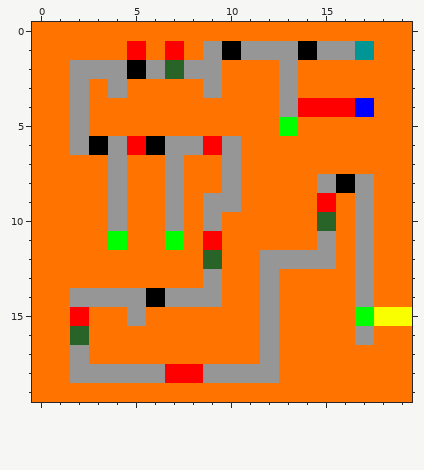
File history of a pixel-art sprite, gfx/lvl/level2.png. Above: the version before the commit.
The file is 20x20 pixels. Colours within 5 levels of each other are drawn and written as one.
After the commit:
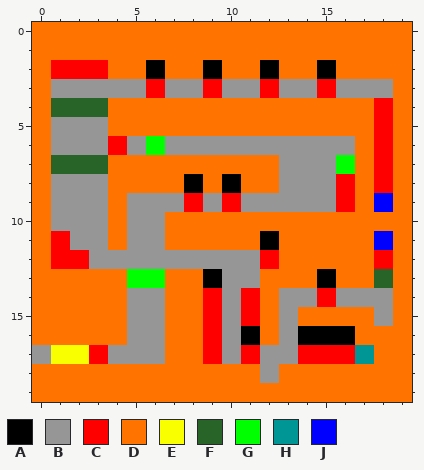
Palette (. is transparent): A #000000  B #969696  C #ff0000  D #ff7300  E #faff00  F #286428  G #00ff00  H #009696  J #0000ff
Edits made:
y 1: x 5 C -> D; x 7 C -> D; x 9..17 BABBBABBH -> DDDDDDDDD
y 2: x 1..9 DBBBABFBB -> CCCDDADDA; x 12..13 DB -> AD; x 15 D -> A
y 3: x 1 D -> B; x 3 D -> B; x 5..12 DDDDBDDD -> BCBBCBBC; x 14..18 DDDDD -> BCBBB
y 4: x 1..3 DBD -> FFF; x 13..18 BCCCJD -> DDDDDC
y 5: x 1 D -> B; x 3 D -> B; x 13 G -> D; x 18 D -> C
y 6: x 1 D -> B; x 3..6 ABCA -> BCBG; x 9 C -> B; x 11..16 DDDDDD -> BBBBBB; x 18 D -> C
y 7: x 1..4 DDDB -> FFFD; x 7 B -> D; x 10 B -> D; x 13..16 DDDD -> BBBG; x 18 D -> C
y 8: x 1..4 DDDB -> BBBD; x 7..8 BD -> DA; x 10 B -> A; x 13..14 DD -> BB; x 16..18 ABD -> CDC
y 9: x 1..6 DDDBDD -> BBBDBB; x 8 D -> C; x 10..18 BDDDDCDBD -> CBBBBBCDJ
y 10: x 1..7 DDDBDDB -> BBBDBBD; x 9 B -> D; x 15 F -> D; x 17 B -> D
y 11: x 1..7 DDDGDDG -> CBBDBBD; x 9 C -> D; x 12 D -> A; x 15 B -> D; x 17..18 BD -> DJ
y 12: x 1..15 DDDDDDDDFDDBBBB -> CCBBBBBBBBBCDDD; x 17..18 BD -> DC
y 13: x 5..6 DD -> GG; x 9..12 BDDB -> ABBD; x 15 D -> A; x 17..18 BD -> DF
y 14: x 2..4 BBB -> DDD; x 6..16 ABBBDDBDDDD -> BDDCBCDBBCB; x 18 D -> B
y 15: x 2 C -> D; x 6 D -> B; x 9..13 DDDBD -> CBCDB; x 17..19 GEE -> DBD
y 16: x 2 F -> D; x 5..6 DD -> BB; x 9..17 DDDBDDDDB -> CBADBAAAD
y 17: x 0..6 DDBDDDD -> BEECBBB; x 9..11 DDD -> CBC; x 13..17 DDDDD -> BCCCH
y 18: x 2..11 BBBBBCCBBB -> DDDDDDDDDD
Pixel boxes of the changes (left, top, right, bottom) in both pictures:
changed: (32, 41, 412, 383)
